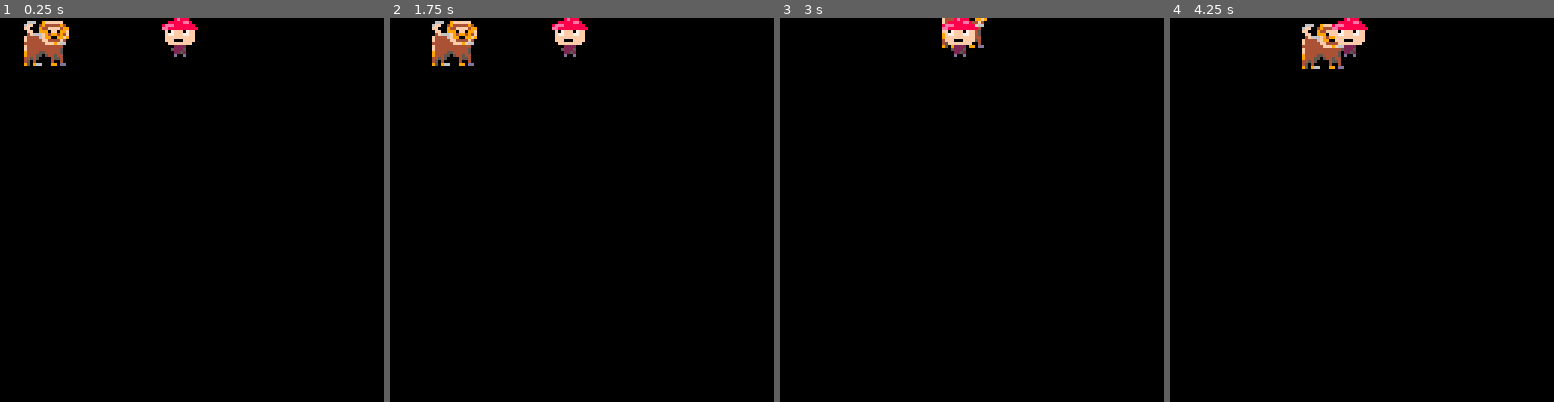
Above: before the commit, frames 1-4 (left to right).
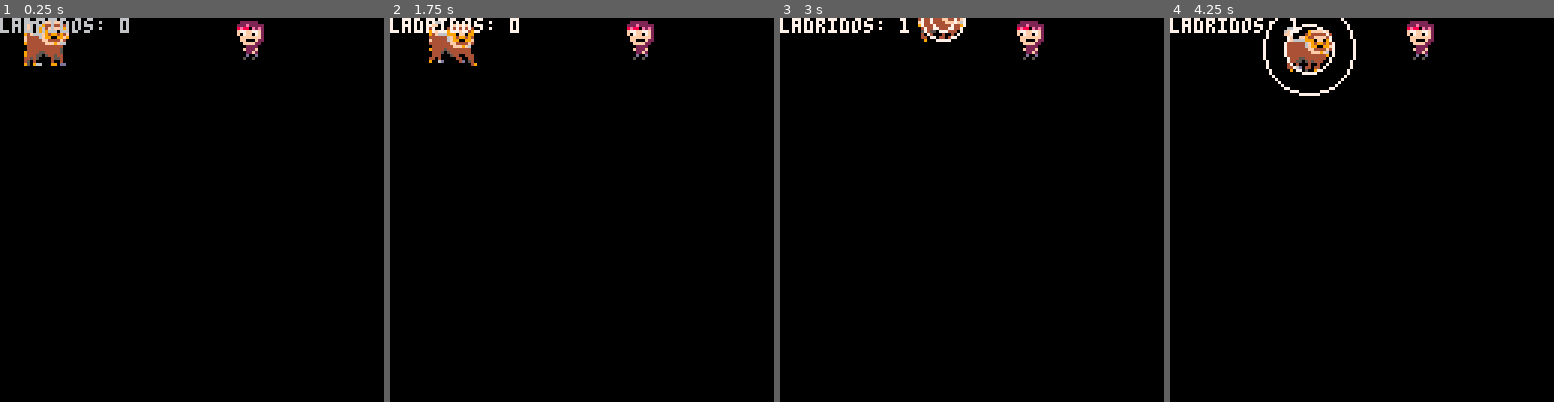
Above: after the commit, the same moments.

Repository: JudyProjects/el_viaje_de_freson
Game: PICO-8 cartridge game.p8
The game is run twice, just before and just after one commit, with the same random seed, the same clock (stepped at 60 frames per second) and the same inputs.
Inputs:
- Up to frame 1 (0.25 s): no input
- Up to frame 2 (1.75 s): tap X (X key) at 0.33, 1.07 s; hold Right from 1.6 s (still down)
- Up to frame 3 (3 s): tap X (X key) at 1.85, 2.97 s; release Right at 2.1 s; hold Up 2.15-2.42 s; hold Right from 2.47 s (still down)
- Up to frame 4 (4.25 s): release Right at 3.03 s; hold Left 3.08-3.58 s; hold Down 3.63-3.97 s; hold Right from 4.02 s (still down); tap X (X key) at 4.08 s

The runs differ from the first frame. In frame 1, 1.6% of the frame differs, in the area x 0-69%, y 0-11%; in frame 2, 2.3%; in frame 3, 2.1%; in frame 4, 3.2%, in the area x 0-69%, y 0-21%.

Commit message:
[fresonBasics]
- add 1 sprite freson
- ladrido

Diff:
--- a/game.p8
+++ b/game.p8
@@ -5,14 +5,16 @@
 -- festino a., sancristobal f.
 
 function _init()
-	ents={}
-	hambre=100
+	ents = {}
+	chorros = {}
+	ladridos = {}
+	hambre = 100
 
 	--setup jugador
- jug=make_freson()
-
- --setup chorro
- ch1=make_chorro()
+	jug = make_freson()
+
+	--setup chorro
+	ch1 = make_chorro()
 end
 
 function _draw()
@@ -21,24 +23,40 @@
 	for e in all(ents) do
 		e.drw()
 	end
+
+	for l in all(ladridos) do
+		circ(jug.x + 16, jug.y + 8, l.r1, 7) -- cれとrculo exterior
+		circ(jug.x + 16, jug.y + 8, l.r2, 7) -- cれとrculo interior
+	end
+	print("ladridos: " .. #ladridos)
 end
 
 function _update()
 	for e in all(ents) do
 		e.upd()
 	end
+
+	for l in all(ladridos) do
+		l.r1 += 2 -- el cれとrculo exterior crece
+		l.r2 += 1 -- el cれとrculo interior crece mれくs lento
+
+		-- eliminar ladrido cuando el cれとrculo exterior supera tamaれねo
+		if l.r1 > 30 then
+			del(ladridos, l)
+		end
+	end
 end
 -->8
 -- entidades
 function make_entity()
-	local e={}
-	e.x=0
-	e.y=0
-	e.s=0
-	e.dx=0
-	e.dy=0
-	e.fr=nil
-	e.stat=nil
+	local e = {}
+	e.x = 0
+	e.y = 0
+	e.s = 0
+	e.dx = 0
+	e.dy = 0
+	e.fr = nil
+	e.stat = nil
 
 	add(ents, e)
 	return e
@@ -46,100 +64,112 @@
 
 -- freson
 function make_freson()
-	local e=make_entity()
-	e.s=1
-	e.fh=true
-	e.fr={
-		walk={1,3},
-		idle={1}
+	local e = make_entity()
+	e.s = 1
+	e.fh = true
+	e.fr = {
+		walk = { 1, 3, 5 },
+		idle = { 1 }
 	}
 
-	local idle="idle"
-	local walk="walk"
-	e.stat=idle
-
-	local velfreson=1.5
-
-	e.upd=function()
-
-		e.stat=idle
-		e.dx=0
-		if btn(⬅️)	then
-			e.fh=false
-			e.stat=walk
-			e.dx=-velfreson
+	local idle = "idle"
+	local walk = "walk"
+	e.stat = idle
+
+	local velfreson = 1.25
+
+	e.upd = function()
+		e.stat = idle
+		e.dx = 0
+		if btn(⬅️) then
+			e.fh = false
+			e.stat = walk
+			e.dx = -velfreson
 		end
 
 		if btn(➡️) then
-			e.fh=true
-			e.stat=walk
-			e.dx=velfreson
-
-		end
-
-		if (btn(⬆️)) e.y-=.75
-		if (btn(⬇️))	e.y+=.75
-		e.x+=e.dx
-	end
-
-	e.drw=function()
-	local sps=e.fr[e.stat]
-	e.s+=.10
-
-	if flr(e.s)>#sps then
-		e.s=1
-	end
+			e.fh = true
+			e.stat = walk
+			e.dx = velfreson
+		end
+
+		if (btn(⬆️)) e.y -= 1
+		if (btn(⬇️)) e.y += 1
+		e.x += e.dx
+
+		if btnp(❎) and #ladridos < 1 then
+			make_ladrido()
+		end
+	end
+
+	e.drw = function()
+		local sps = e.fr[e.stat]
+		e.s += .30
+
+		if flr(e.s) > #sps then
+			e.s = 1
+		end
 		--fondo transparente
-		palt(0,false)
-		palt(11,true)
+		palt(0, false)
+		palt(11, true)
 		--dibujar freson
-		spr(sps[flr(e.s)],e.x+8,e.y,2,2,e.fh)
+		spr(sps[flr(e.s)], e.x + 8, e.y, 2, 2, e.fh)
 		palt()
 	end
 
 	return e
+end
+
+-- funciれはn para crear un ladrido (ondas concれたntricas)
+function make_ladrido()
+	local l = {}
+	-- radio del cれとrculo exterior
+	l.r1 = 5
+	-- radio del cれとrculo interior
+	l.r2 = 3
+	add(ladridos, l)
 end
 
 -- chorro
 function make_chorro()
-	local e=make_entity()
-	e.s=33
-	e.fh=false
-	e.fr={
-		walk={33},
-		idle={33}
+	local e = make_entity()
+	e.s = 33
+	e.fh = false
+	e.fr = {
+		walk = { 33 },
+		idle = { 33 }
 	}
 
-	local idle="idle"
-	local walk="walk"
-	e.stat=idle
-
-	local velchorro=1.5
-
-	e.upd=function()
-
-		e.stat=idle
-
-	end
-
-	e.drw=function()
-		local sps=e.fr[e.stat]
-		e.s+=.15
-
-		if flr(e.s)>#sps then
-			e.s=1
-		end
-			--fondo transparente
-			palt(0,false)
-			palt(11,true)
-			--dibujar chorro
-			spr(sps[flr(e.s)],
-			e.x+54,
+	local idle = "idle"
+	local walk = "walk"
+	e.stat = idle
+
+	local velchorro = 1.5
+
+	e.upd = function()
+		e.stat = idle
+	end
+
+	e.drw = function()
+		local sps = e.fr[e.stat]
+		e.s += .15
+
+		if flr(e.s) > #sps then
+			e.s = 1
+		end
+		--fondo transparente
+		palt(0, false)
+		palt(11, true)
+		--dibujar chorro
+		spr(
+			sps[flr(e.s)],
+			e.x + 78,
 			e.y,
-			2,2,
-			e.fh)
-			palt()
-		end
+			2, 2,
+			e.fh
+		)
+		palt()
+	end
 
 	return e
 end
Not shown, changed: 28 lines of the sprite sheet (__gfx__) section of game.p8
